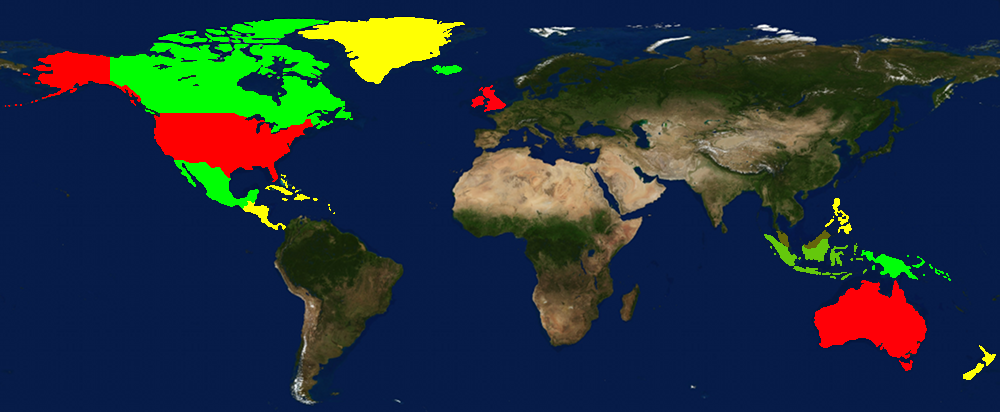
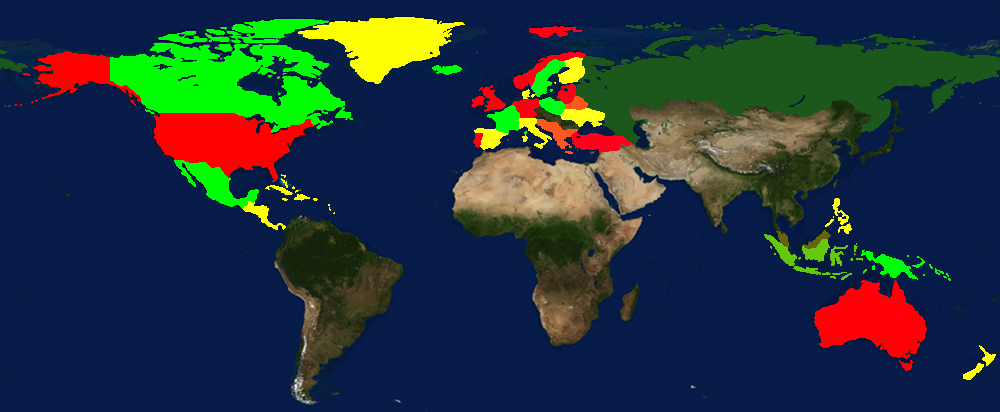
Comparing the layer stacks of the two 1000×412 images. Changes:
added layer "Balkans(30)" above "Trukey(29)" over bbox(536, 119, 578, 154)
added layer "Trukey(29)" above "Russia(28)" over bbox(571, 132, 631, 153)
added layer "Russia(28)" above "Belarus(27)" over bbox(0, 22, 1000, 144)
added layer "Belarus(27)" above "Ukraine(26)" over bbox(565, 96, 588, 110)
added layer "Ukraine(26)" above "Poland(25)" over bbox(560, 108, 605, 127)
added layer "Poland(25)" above "Baltic States(24)" over bbox(539, 97, 565, 115)
added layer "Baltic States(24)" above "Finland(23)" over bbox(557, 84, 577, 104)
added layer "Finland(23)" above "Sweden(22)" over bbox(554, 57, 585, 84)
added layer "Sweden(22)" above "Norway(21)" over bbox(531, 59, 566, 97)
added layer "Norway(21)" above "Italy(20)" over bbox(513, 26, 586, 89)
added layer "Italy(20)" above "Denmark(19)" over bbox(518, 118, 552, 149)
added layer "Denmark(19)" above "Germany(18)" over bbox(522, 89, 535, 99)
added layer "Germany(18)" above "France(17)" over bbox(512, 98, 540, 118)
added layer "France(17)" above "Spain(16)" over bbox(487, 105, 527, 135)
added layer "Spain(16)" above "Portugal(15)" over bbox(474, 128, 508, 150)
added layer "Portugal(15)" above "UK(14)" over bbox(473, 133, 483, 148)
